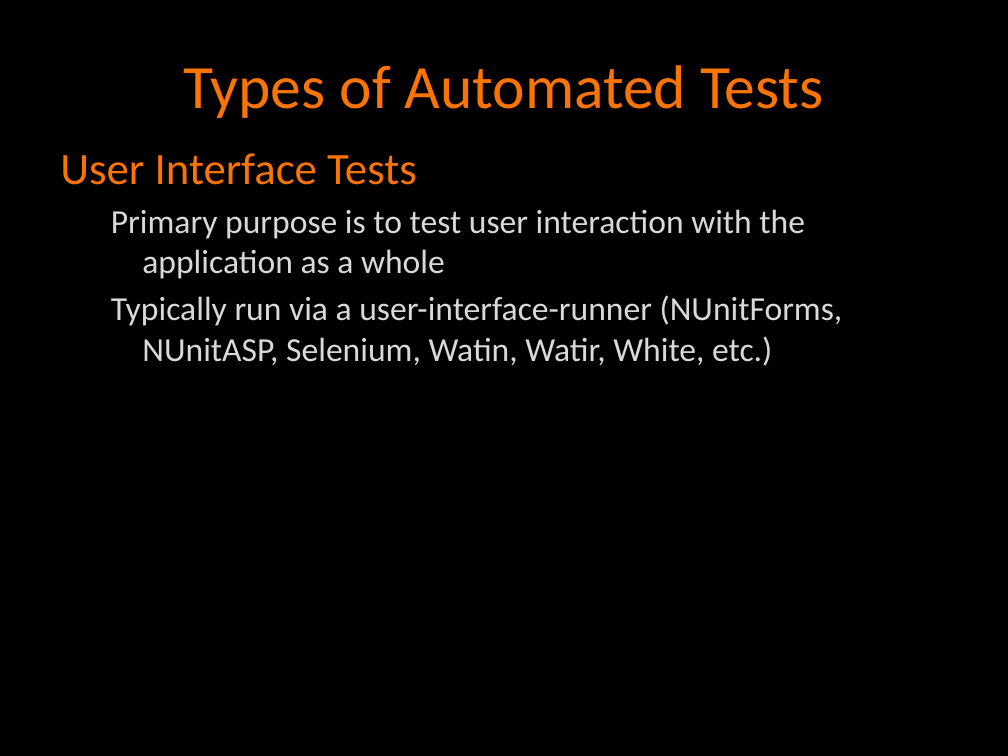
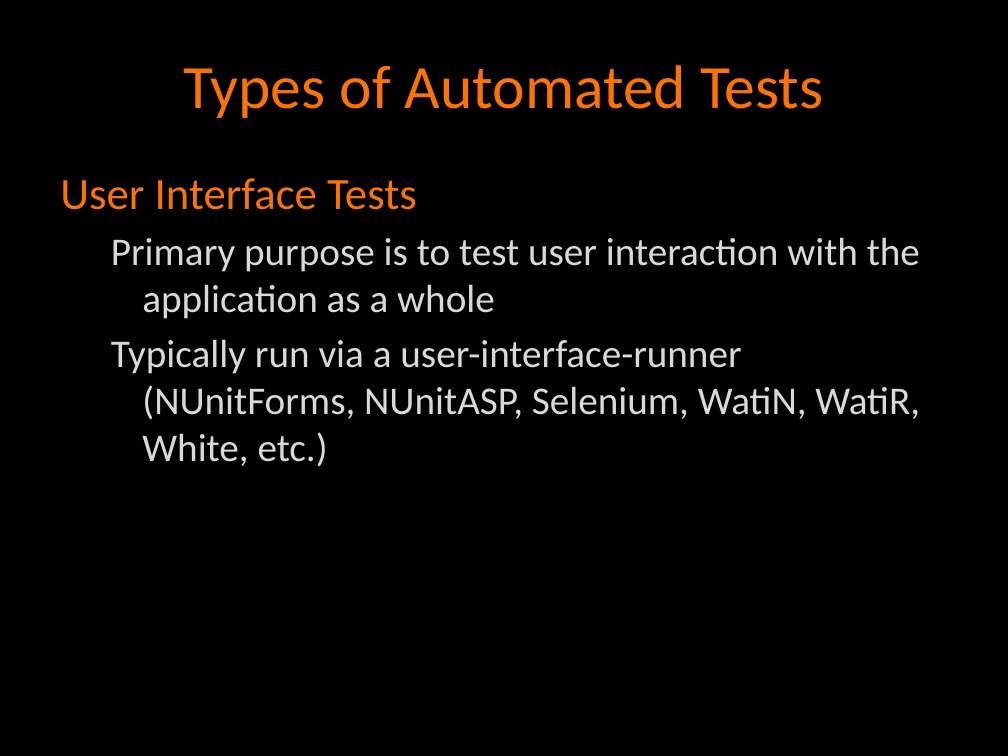
Before and after one commit to agilefire/November2010, a slide deck: slide 7 of Agile Firestarter Autumn 2010 Test-Driven-Development.pptx (slide 6 before the commit). Drawn at 1008x756 pixels with LibreOffice and Linux fonts; fonts in the diff are those of the drawing. Boxes give left, top, right and bottom in pixels: in the first picture for what was removed or moved away, otherwise in the second. Text is boxed around its words. In the diff, an @@ line names an element or a change of style, - is before the commit and + after.

```diff
--- a/Agile Firestarter Autumn 2010 Test-Driven-Development.pptx
+++ b/Agile Firestarter Autumn 2010 Test-Driven-Development.pptx
@@ text "User Interface Tests": place and size @@
-text "User Interface Tests" at [60,153,843,366]
+text "User Interface Tests" at [60,178,920,467]
@@ text at [111,237,920,319]: size 24 to 28 pt in "Primary purpose is to test user interaction ..." @@
@@ text at [111,339,920,467]: text changed; size 24 to 28 pt @@
-  Typically run via a user-interface-runner (NUnitForms, NUnitASP, Selenium, Watin, Watir, White, etc.)
+  Typically run via a user-interface-runner (NUnitForms, NUnitASP, Selenium, WatiN, WatiR, White, etc.)
```
Also in this commit, not shown: 15 other slides changed, 1 slide added, 5 slides removed.
